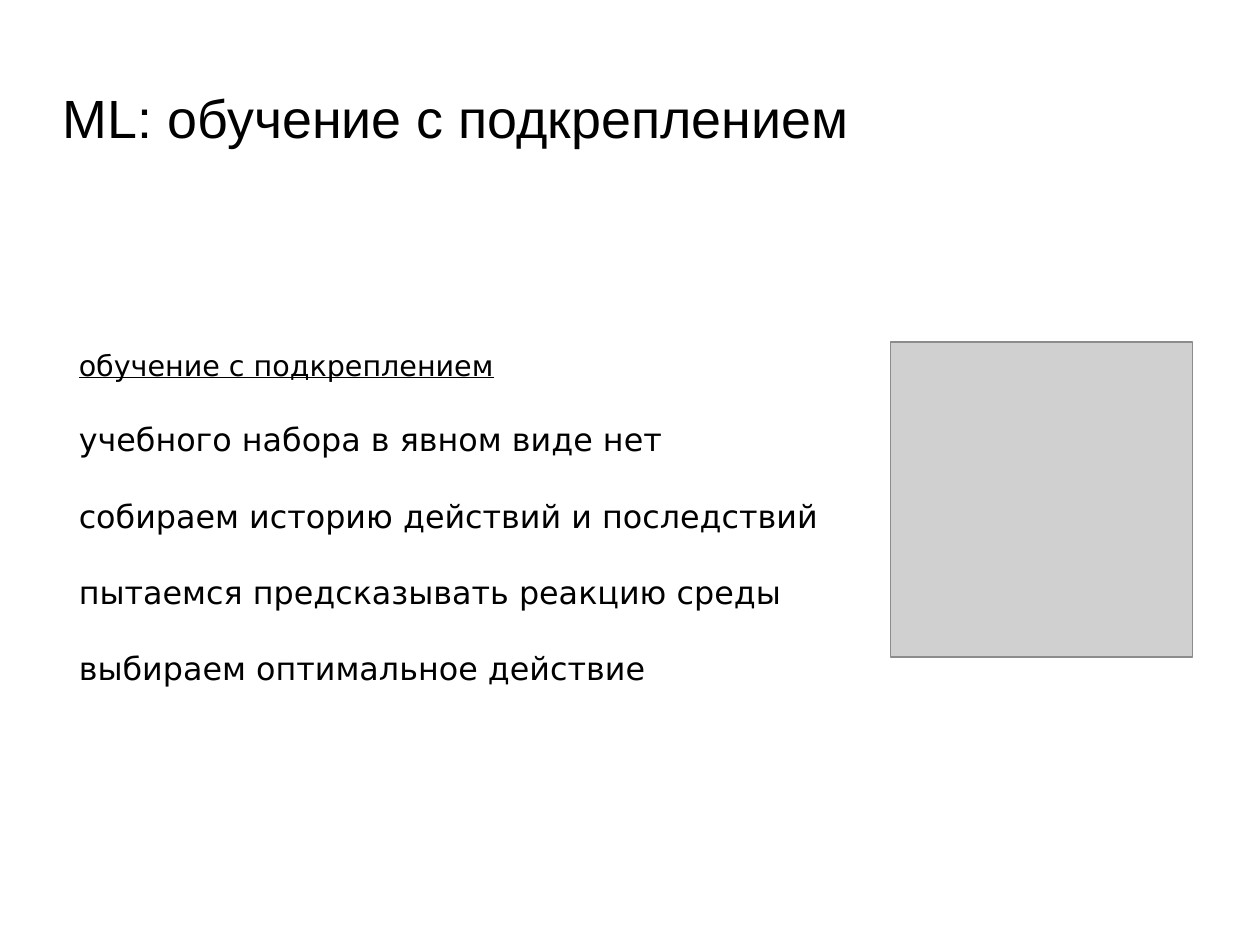
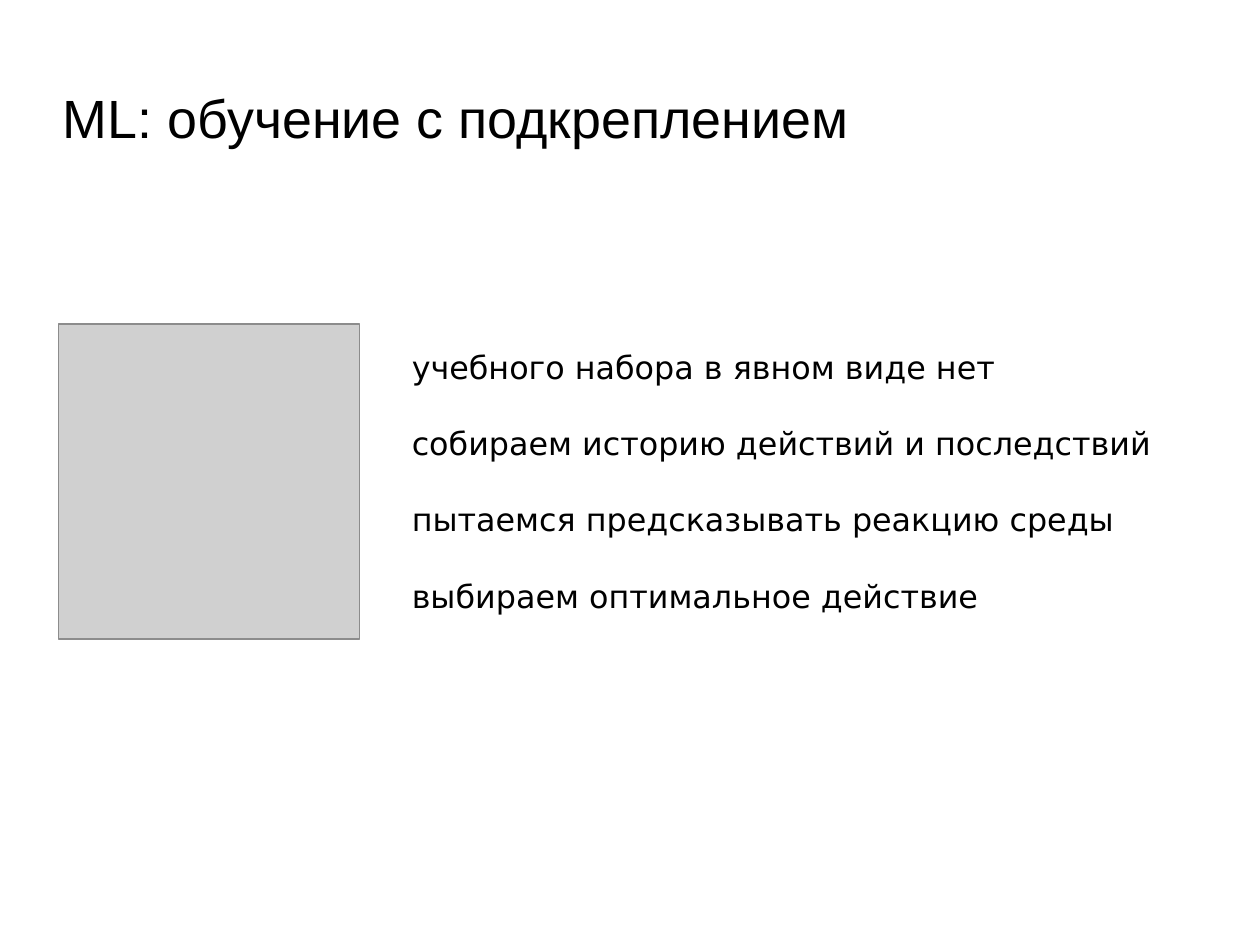
Before and after one commit to mechanoid5/ml_lectorium_legacy, a slide deck: slide 2 of 24-rl-dqn.odp. Drawn at 1260x945 pixels with LibreOffice and Linux fonts; fonts in the diff are those of the drawing; grey boxes stand for pictures; background and template pictures are left out. Boxes give left, top, right and bottom in pixels: in the first picture for what was removed or moved away, otherwise in the second. Text is boxed around its words. In the diff, an @@ line names an element or a change of style, - is before the commit and + after.

```diff
--- a/24-rl-dqn.odp
+++ b/24-rl-dqn.odp
@@ picture: place and size @@
-picture at (892, 342, 1194, 657)
+picture at (58, 324, 360, 639)
@@ text at (79, 354, 494, 382): paragraph removed @@
-обучение с подкреплением
@@ text "учебного набора в явном виде ...": place and size @@
-text "учебного набора в явном виде ..." at (79, 354, 818, 687)
+text "учебного набора в явном виде ..." at (412, 354, 1151, 615)
```
Also in this commit, not shown: 3 other slides changed, 3 slides removed.
